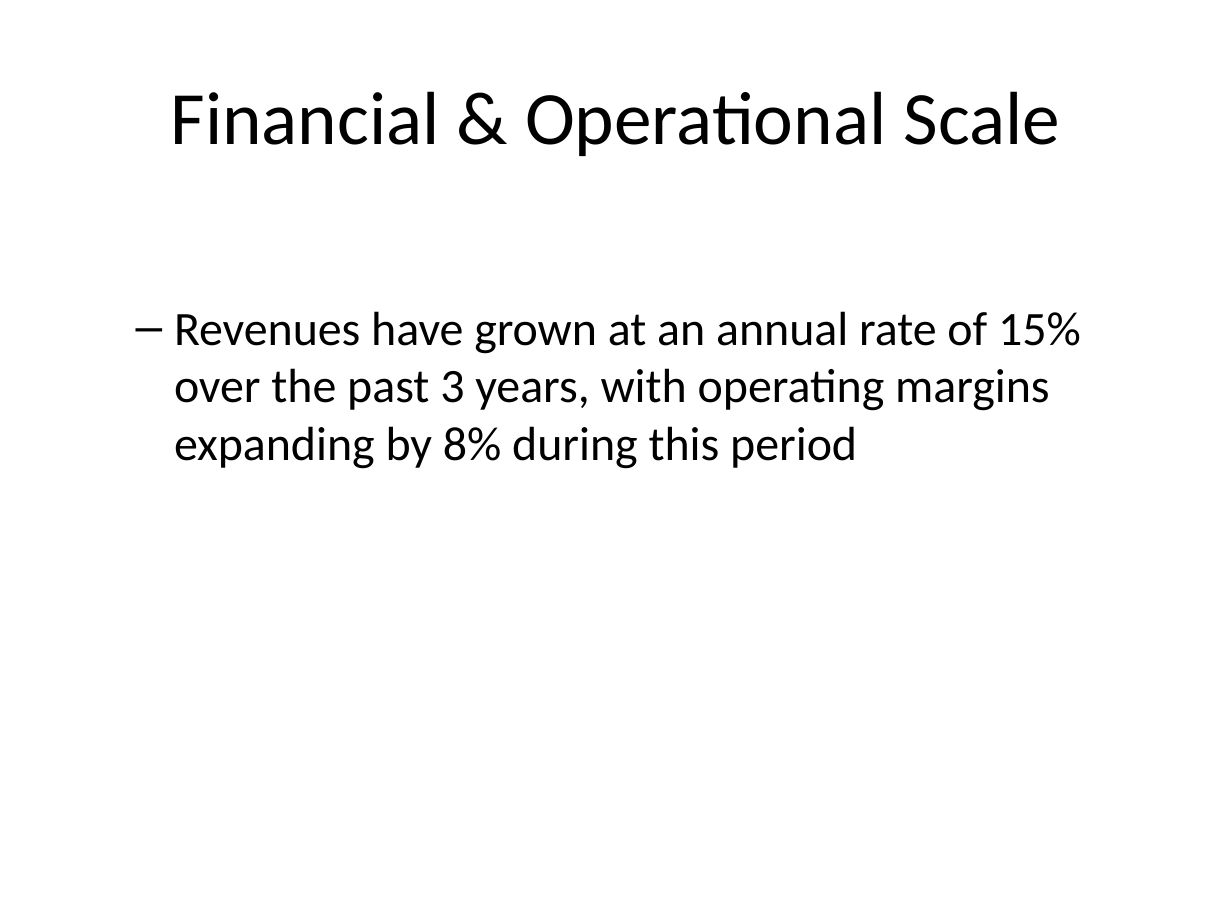
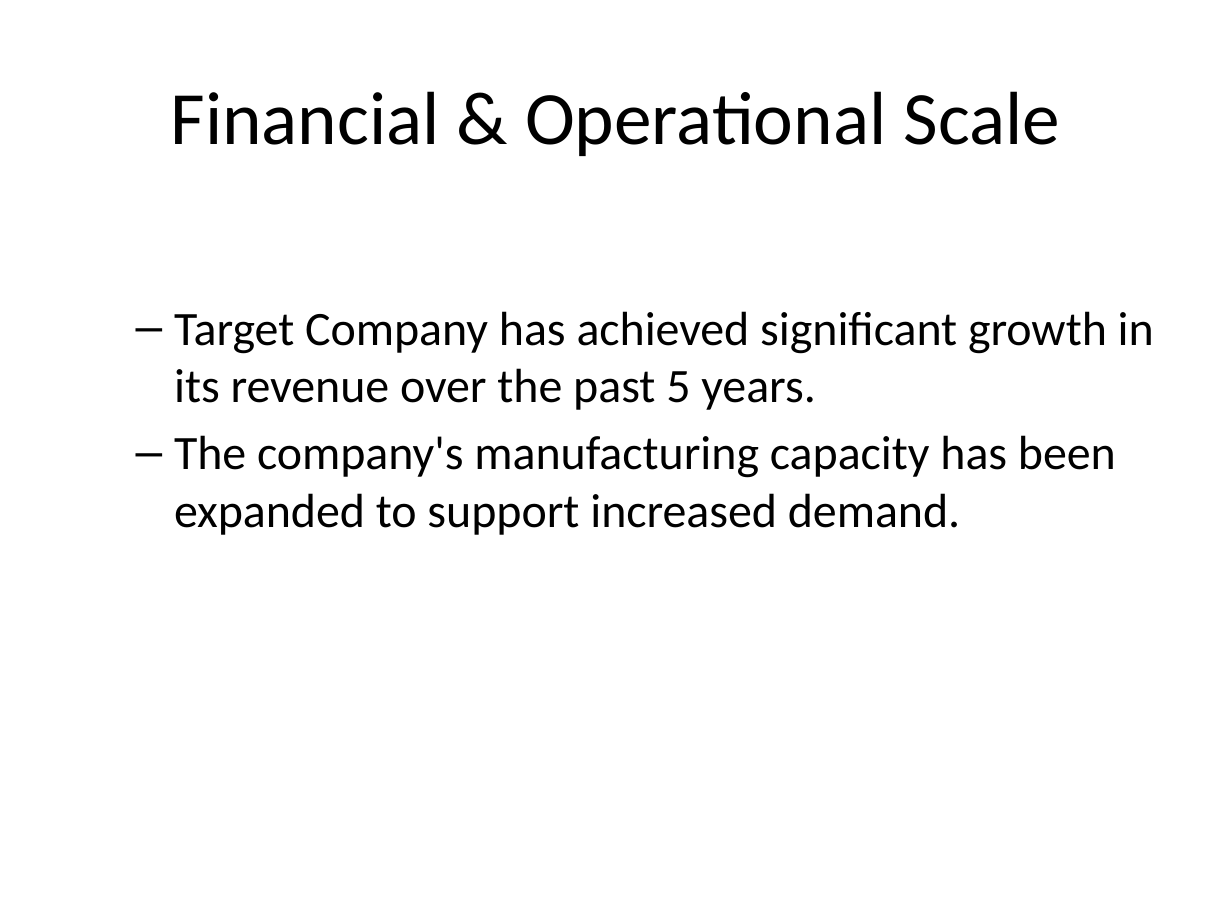
Before and after one commit to PiyushiAnand/Doc_to_PPT, a slide deck: slide 2 of Blind_Investment_Teaser.pptx. Drawn at 1232x924 pixels with LibreOffice and Linux fonts; fonts in the diff are those of the drawing. Boxes give left, top, right and bottom in pixels: in the first picture for what was removed or moved away, otherwise in the second. Text is boxed around its words. In the diff, an @@ line names an element or a change of style, - is before the commit and + after.

```diff
--- a/Blind_Investment_Teaser.pptx
+++ b/Blind_Investment_Teaser.pptx
@@ text at (174,311,1154,535): text changed @@
-  – Revenues have grown at an annual rate of 15% over the past 3 years, with operating margins expanding by 8% during this period
+  – Target Company has achieved significant growth in its revenue over the past 5 years.
+  – The company's manufacturing capacity has been expanded to support increased demand.
```
Also in this commit, not shown: 2 other slides changed, 9 other files.
